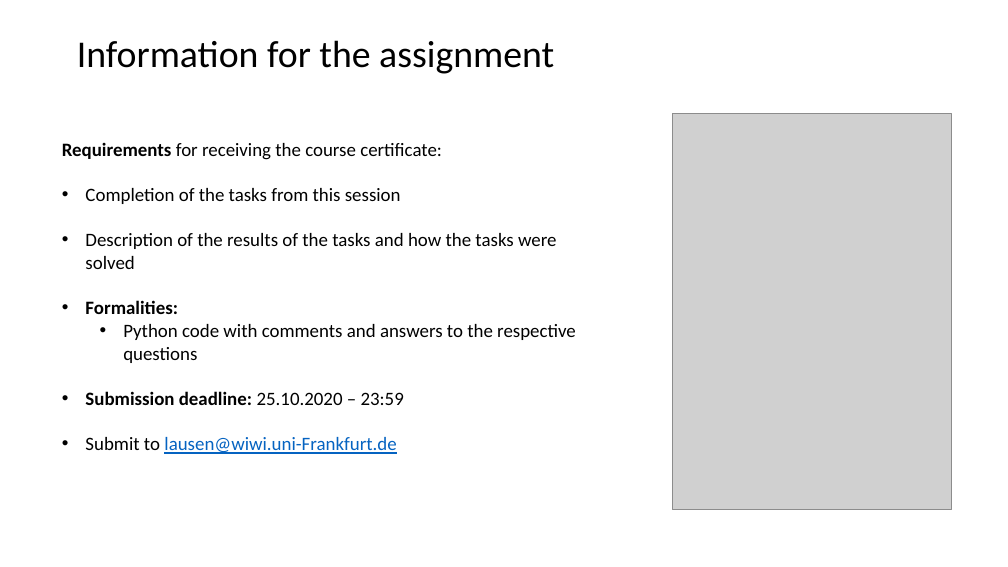
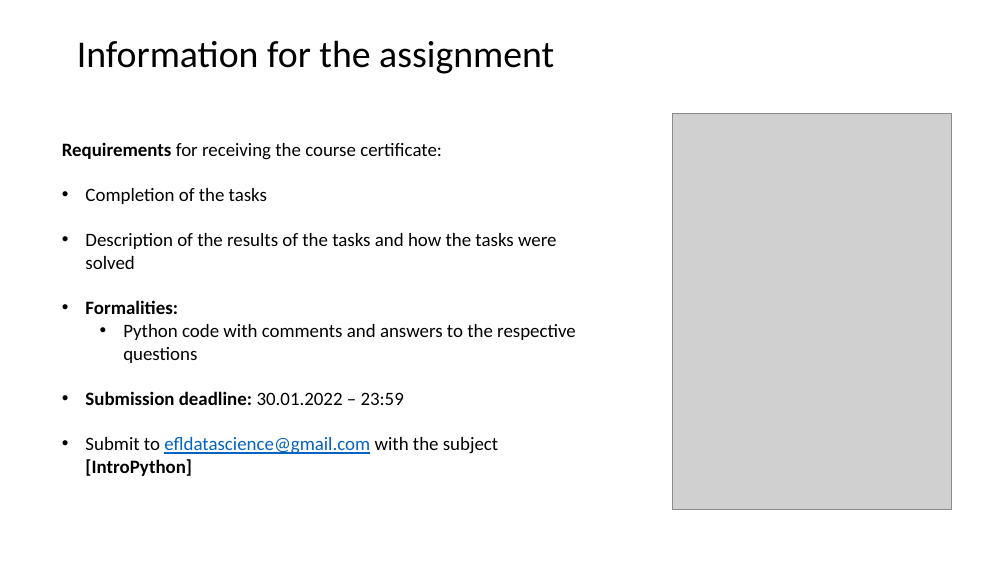
Before and after one commit to efldatascience/ds-courses, a slide deck: slide 21 of 1-Introduction-to-Python/day-2/8-dataAnalysis/8-Data_Analysis.pptx. Drawn at 1008x567 pixels with LibreOffice and Linux fonts; fonts in the diff are those of the drawing; grey boxes stand for pictures; background and template pictures are left out. Boxes give left, top, right and bottom in pixels: in the first picture for what was removed or moved away, otherwise in the second. Text is boxed around its words. In the diff, an @@ line names an element or a change of style, - is before the commit and + after.

```diff
--- a/1-Introduction-to-Python/day-2/8-dataAnalysis/8-Data_Analysis.pptx
+++ b/1-Introduction-to-Python/day-2/8-dataAnalysis/8-Data_Analysis.pptx
@@ text at box(85, 188, 267, 204): text changed @@
-• Completion of the tasks from this session
+• Completion of the tasks
@@ text at box(85, 391, 498, 476): text changed @@
-• Submission deadline: 25.10.2020 – 23:59
-• Submit to lausen@wiwi.uni-Frankfurt.de
+• Submission deadline: 30.01.2022 – 23:59
+• Submit to efldatascience@gmail.com with the subject [IntroPython]
```
Also in this commit, not shown: 21 other slides changed, 1 other file.
